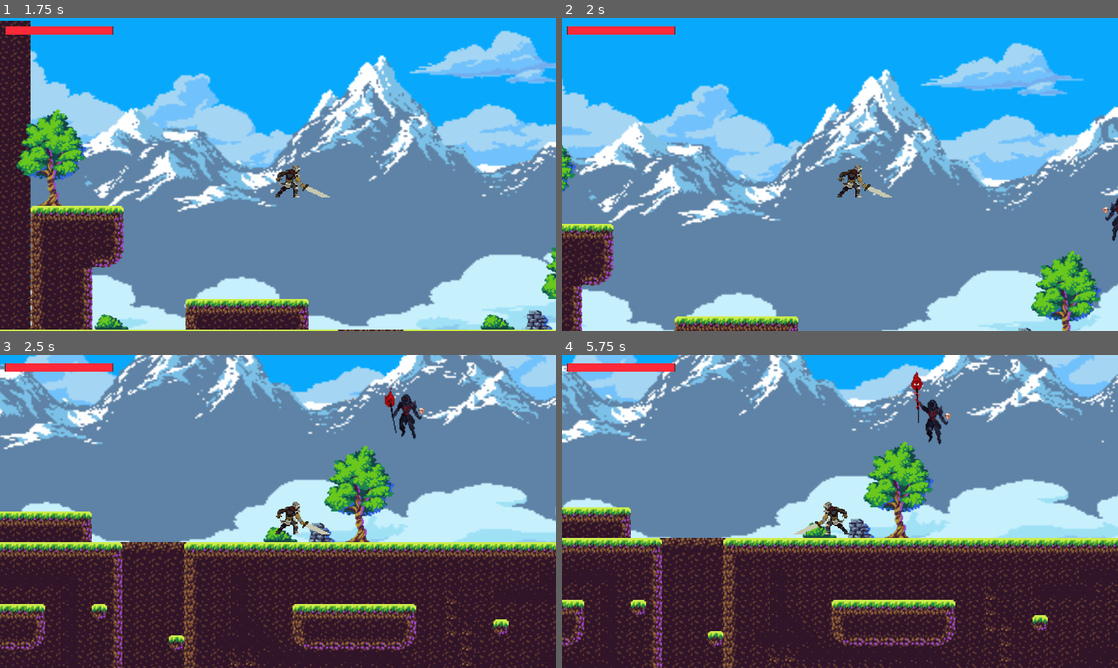
Above: before the commit, frames 1-4 (two rows, left to right).
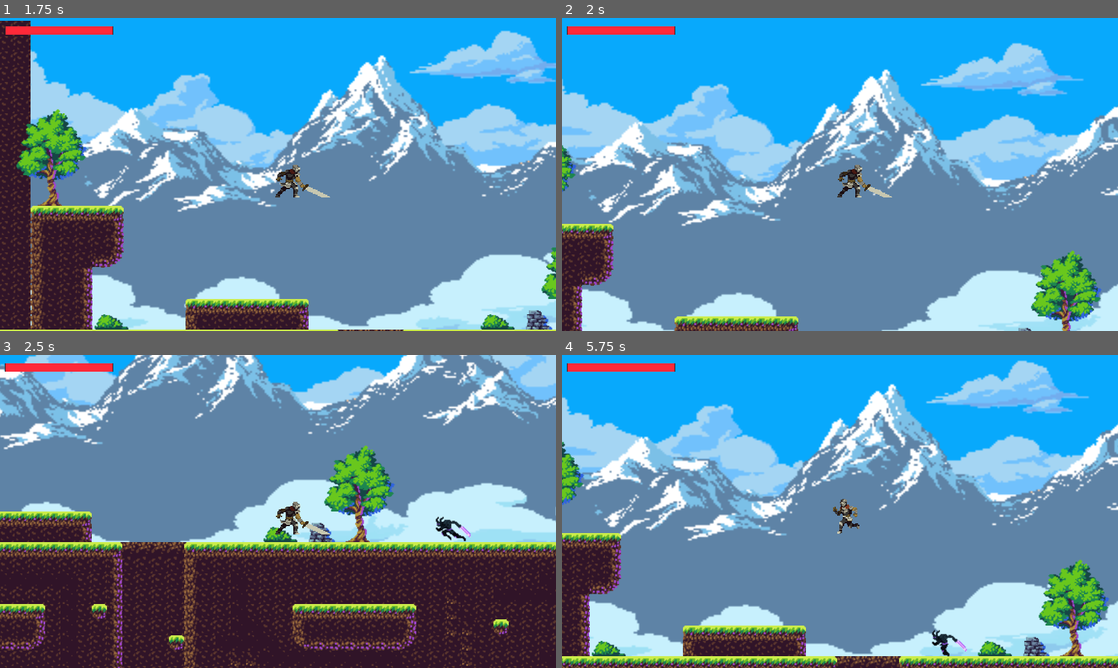
Above: after the commit, the same moments.

Repository: timowenz/stormbringer-trials
Game: Godot game, scene res://scenes/Menu.tscn
Two runs of this game, one before a commit and one after it. Both use one fixed random seed, a clock stepped at 60 frames per second and the inputs below.
Inputs:
- Up to frame 1 (1.75 s): click "Play!" at 0.5 s; tap Enter (ui_accept) at 1.25, 1.52 s; hold Right (ui_right) from 1.28 s (still down); tap Q (attack) at 1.35 s
- Up to frame 2 (2 s): keep holding Right (ui_right)
- Up to frame 3 (2.5 s): keep holding Right (ui_right); tap W (attack2) at 2.1 s; tap Enter (ui_accept) at 2.27 s
- Up to frame 4 (5.75 s): release Right (ui_right) at 2.78 s; hold Left (ui_left) 2.78-3.53 s; tap Down (crouch) at 2.85, 5.1 s; hold Right (ui_right) 3.53-5.03 s; tap Q (attack) at 3.6 s; tap Enter (ui_accept) at 3.77, 4.52, 5.27 s; tap W (attack2) at 4.35 s; hold Left (ui_left) from 5.03 s (still down)

Frame 1 is identical in both runs. In frame 2, 0.1% of the frame differs, in the area x 97-100%, y 57-72%; in frame 3, 0.7%; in frame 4, 88%, in the area x 0-100%, y 0-100%.

Commit message:
fix: NightBorn

Diff:
--- a/scenes/Game.tscn
+++ b/scenes/Game.tscn
@@ -7,7 +7,7 @@
 [ext_resource type="Texture2D" uid="uid://vu8r2cjp1s8j" path="res://assets/tileset/Decors.png" id="4_p74ua"]
 [ext_resource type="Texture2D" uid="uid://bi2p8skbssuj5" path="res://assets/tileset/Mockup2x.png" id="5_cdtrw"]
 [ext_resource type="AudioStream" uid="uid://swdeyex32o80" path="res://assets/music/Platformer Music 158815.mp3" id="7_fenwb"]
-[ext_resource type="PackedScene" uid="uid://3pylflq2imsx" path="res://scenes/Necromancer.tscn" id="8_5poje"]
+[ext_resource type="PackedScene" uid="uid://dl67y2qtmmg0s" path="res://scenes/NightBorn.tscn" id="8_s60dt"]
 
 [sub_resource type="TileSetAtlasSource" id="TileSetAtlasSource_wcxmo"]
 texture = ExtResource("1_iralc")
@@ -320,5 +320,5 @@
 volume_db = -12.5
 autoplay = true
 
-[node name="Necromancer" parent="." instance=ExtResource("8_5poje")]
-position = Vector2(621, 127)
+[node name="NightBorn" parent="." instance=ExtResource("8_s60dt")]
+position = Vector2(662, 211)
--- a/scenes/NightBorn.tscn
+++ b/scenes/NightBorn.tscn
@@ -431,6 +431,8 @@
 sprite_frames = SubResource("SpriteFrames_ytg0v")
 animation = &"dead"
 autoplay = "idle"
+frame = 21
+frame_progress = 0.0569163
 
 [node name="CollisionShape2D" type="CollisionShape2D" parent="."]
 position = Vector2(3.5, 5.5)
